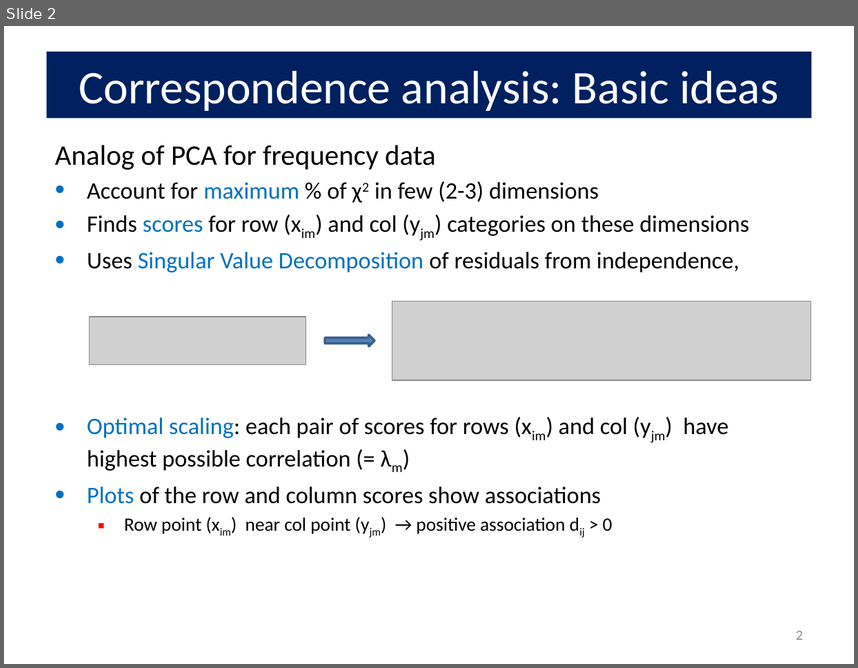
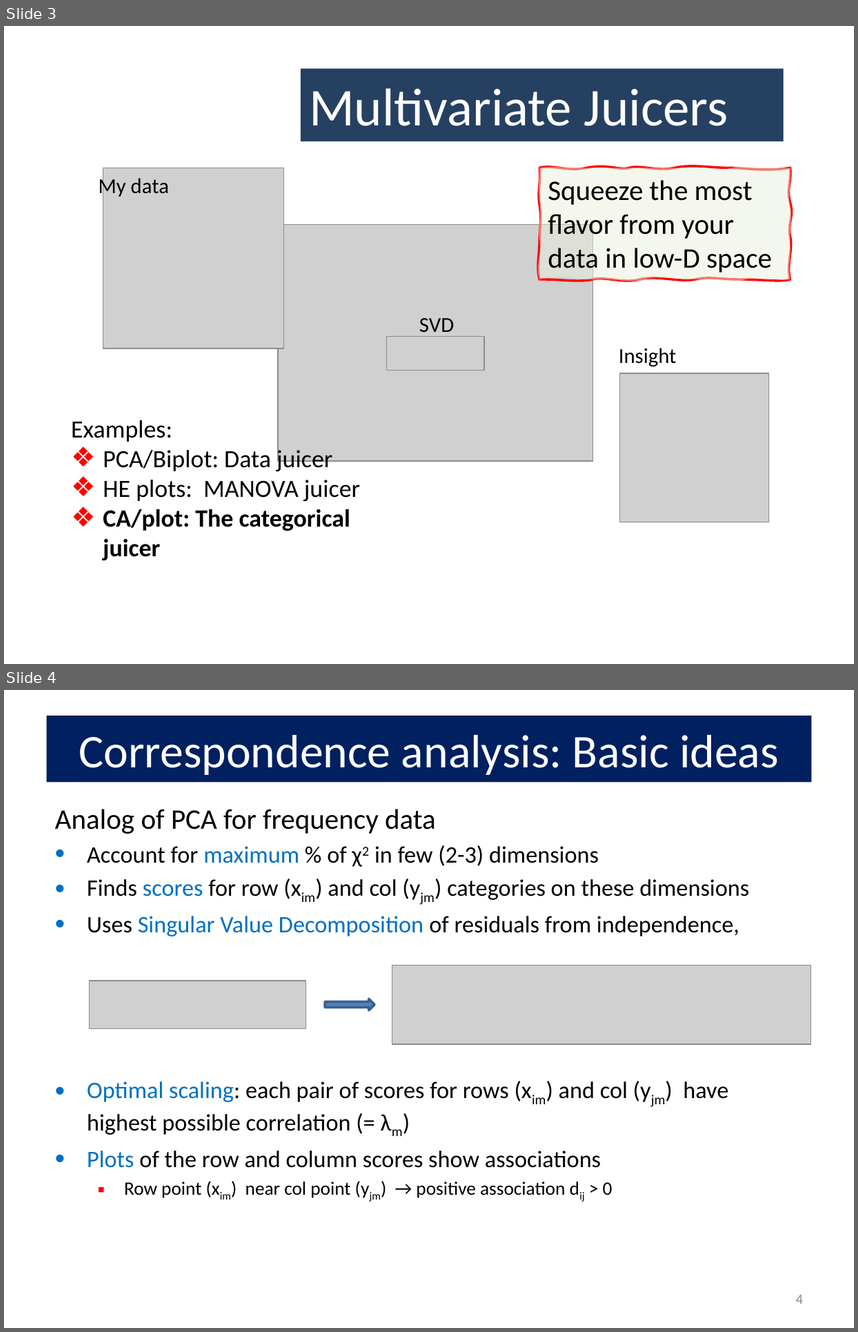
Before and after one commit to friendly/psy6136, a slide deck: lectures/05-Corresp.pptx. Shown one above the other, each under a label of ours: slide 2 before the commit, slides 3 and 4 after it. The pictures are 858x668 and 858x1332 pixels, drawn with LibreOffice and Linux fonts; fonts in the diff are those of the drawing; grey boxes stand for pictures. Boxes give left, top, right and bottom in pixels: in the first picture for what was removed or moved away, otherwise in the second. Text is boxed around its words. In the diff, an @@ line names an element or a change of style, - is before the commit and + after.

```diff
--- a/lectures/05-Corresp.pptx
+++ b/lectures/05-Corresp.pptx
@@ slide 3 added at [4, 26, 854, 664], background #FFFFFF @@
@@ rectangle added at [301, 69, 784, 142], fill #254061, 45 pt, text #FFFFFF @@
+Multivariate Juicers
@@ picture added at [103, 168, 283, 348] @@
@@ freeform shape added at [539, 168, 791, 279], fill #EBF1DE at 50% opacity, outline #FF0000 2 pt, 24 pt, text #000000 @@
+Squeeze the most flavor from your data in low-D space
@@ text added at [99, 175, 169, 198], 18 pt, text #000000 @@
+My data
@@ picture added at [278, 224, 593, 461] @@
@@ text added at [419, 318, 454, 336], 18 pt, text #000000 @@
+SVD
@@ picture added at [386, 336, 484, 370] @@
@@ text added at [619, 348, 677, 367], 18 pt, text #000000 @@
+Insight
@@ picture added at [619, 373, 769, 521] @@
@@ text added at [71, 420, 360, 560], 21 pt, text #000000 @@
+Examples:
+❖ PCA/Biplot: Data juicer
+❖ HE plots: MANOVA juicer
+❖ CA/plot: The categorical juicer
@@ what was slide 2 is now slide 4 @@
@@ page number at [796, 1294, 803, 1303]: text changed @@
-2
+4
```
Also in this commit, not shown: 10 slides changed, 7 other slides added, 5 other files.
